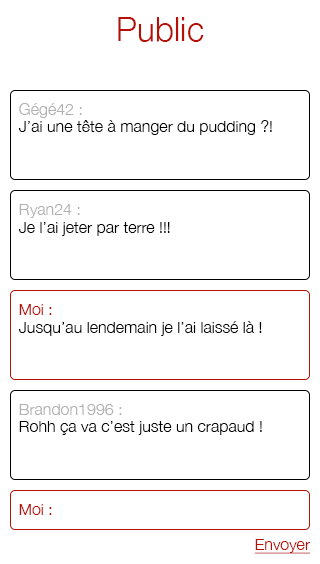
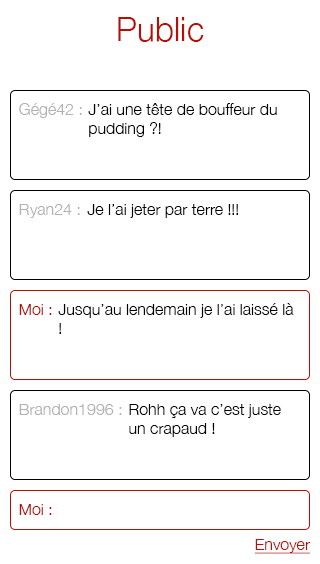
Two versions of the same layered image (w=320, h=564). Layer-by-layer changes:
moved "Rohh ça va c’est juste un crapaud !" above "Rectangle arrondi 1 copie 10", painted on it over [19, 404, 281, 437]
painted on "Jusqu’au lendemain je l’ai laissé là !" over [19, 303, 294, 336]
painted on "Je l’ai jeter par terre !!!" over [19, 204, 238, 236]
renamed "J’ai une tête à manger du pudding ?!" to "J’ai une tête de bouffeur du pudding ?!", painted on it over [19, 103, 277, 137]
